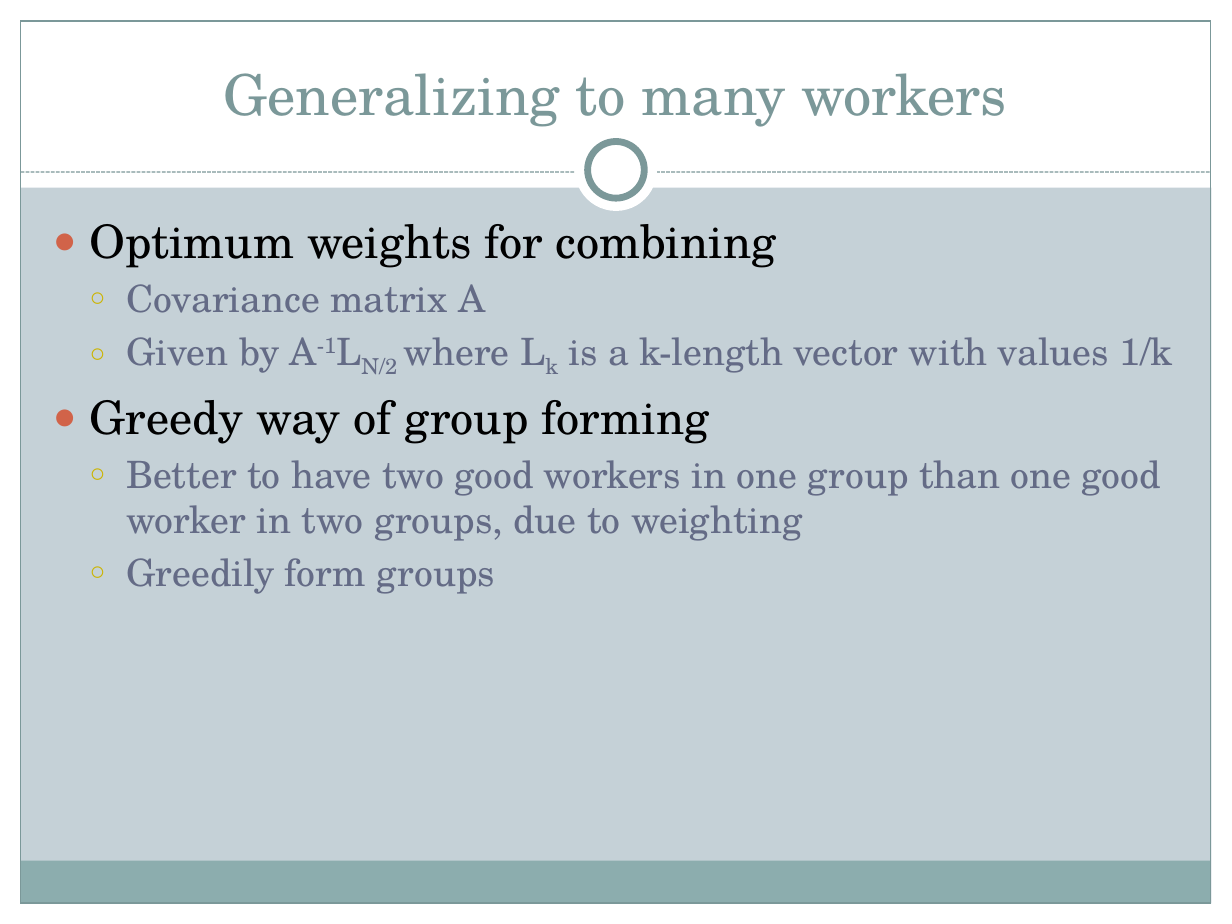
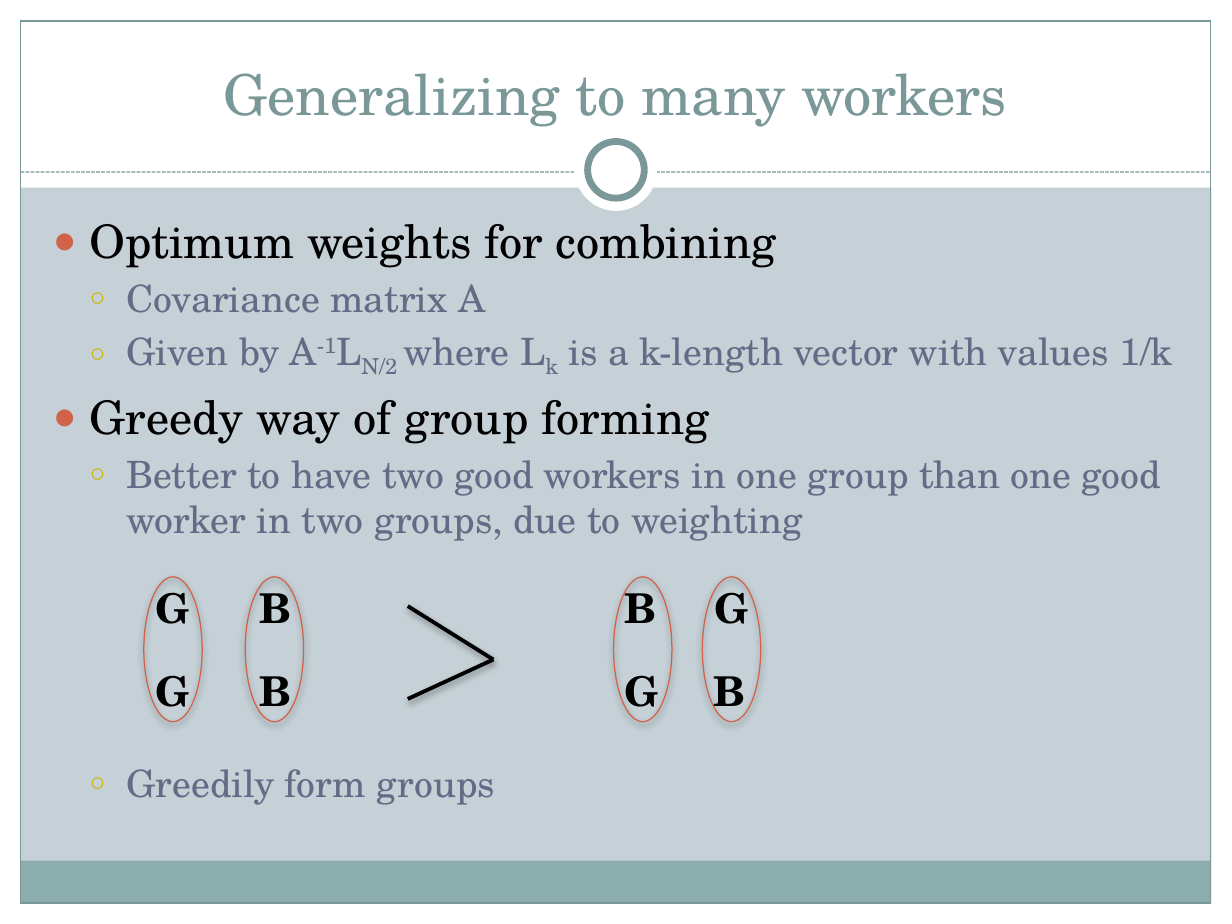
Before and after one commit to brahmaneya/WorkerEvaluationGeneral, a slide deck: slide 22 of Presentation/WorkerEval.pptx (slide 14 before the commit). Drawn at 1232x924 pixels with LibreOffice and Linux fonts; fonts in the diff are those of the drawing. Boxes give left, top, right and bottom in pixels: in the first picture for what was removed or moved away, otherwise in the second. Text is boxed around its words. In the diff, an @@ line names an element or a change of style, - is before the commit and + after.

```diff
--- a/Presentation/WorkerEval.pptx
+++ b/Presentation/WorkerEval.pptx
@@ text "Optimum weights for combining" rewrapped from (90, 224, 1173, 594) to (90, 224, 1173, 805) @@
@@ ellipse added at (144, 577, 202, 722), outline #D16349 0.75 pt @@
@@ text added at (156, 582, 190, 624), 24 pt, text #000000, bold @@
+G
@@ ellipse added at (245, 577, 303, 722), outline #D16349 0.75 pt @@
@@ text added at (259, 582, 291, 623), 24 pt, text #000000, bold @@
+B
@@ ellipse added at (614, 577, 671, 722), outline #D16349 0.75 pt @@
@@ text added at (625, 582, 657, 623), 24 pt, text #000000, bold @@
+B
@@ ellipse added at (702, 577, 760, 722), outline #D16349 0.75 pt @@
@@ text added at (714, 582, 748, 624), 24 pt, text #000000, bold @@
+G
@@ line added from (408, 606) to (493, 659), #000000 2.25 pt @@
@@ line added from (408, 699) to (493, 659), #000000 2.25 pt @@
@@ text added at (156, 675, 190, 720), 24 pt, text #000000, bold @@
+G
@@ text added at (259, 676, 291, 720), 24 pt, text #000000, bold @@
+B
@@ text added at (625, 675, 659, 720), 24 pt, text #000000, bold @@
+G
@@ text added at (714, 676, 746, 720), 24 pt, text #000000, bold @@
+B
```
Also in this commit, not shown: 7 other slides changed, 9 slides added, 1 other file.
